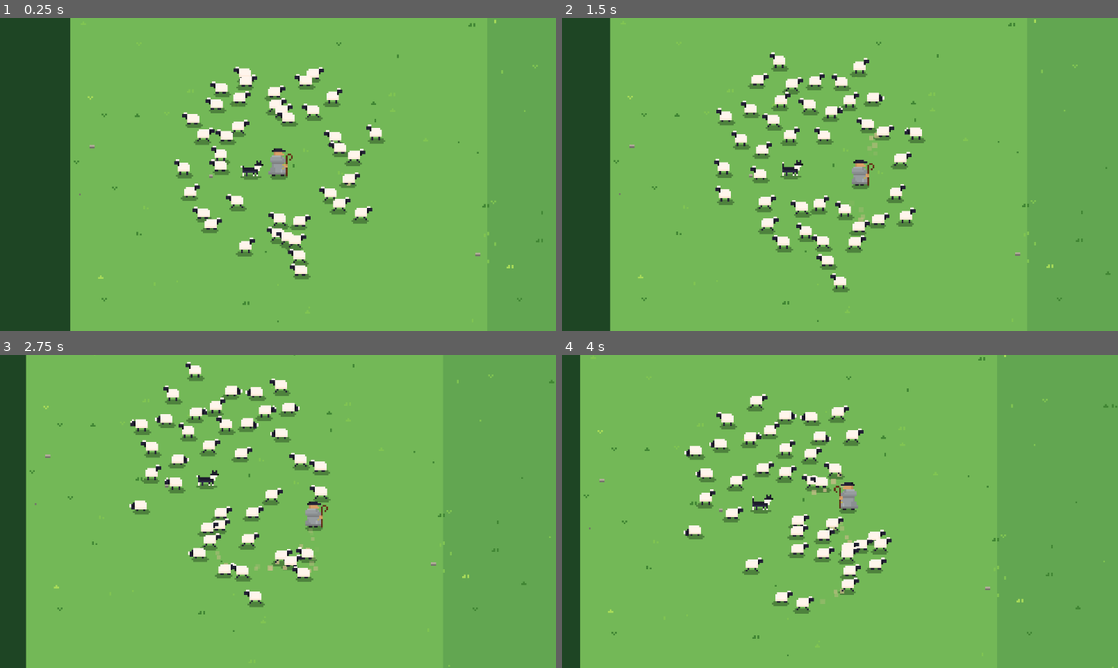
Above: before the commit, frames 1-4 (two rows, left to right).
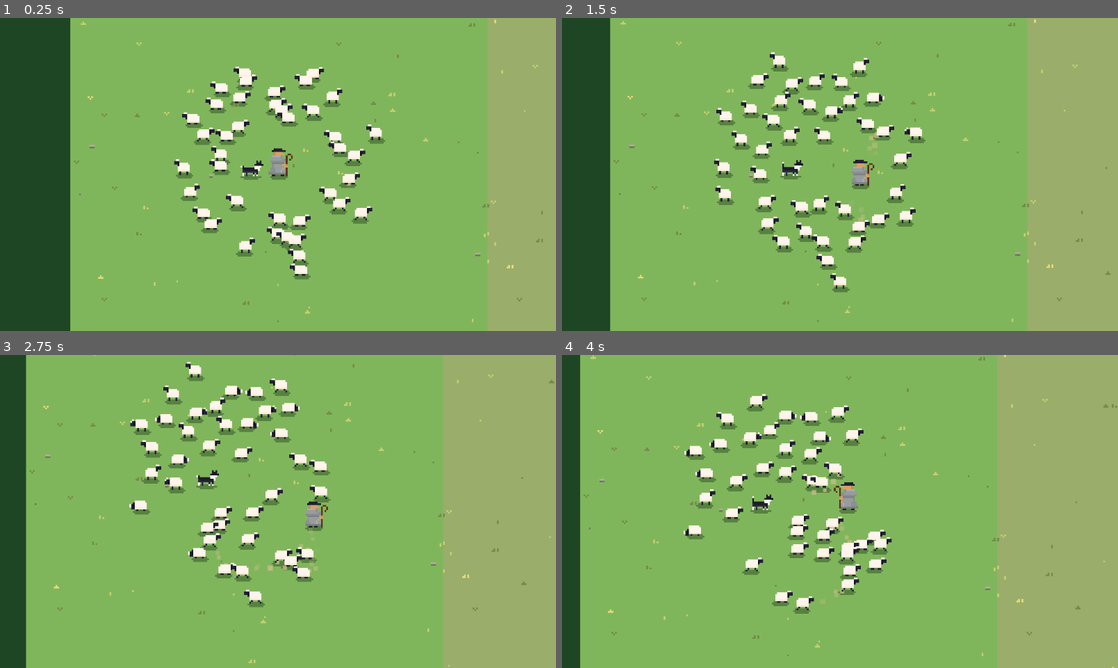
Above: after the commit, the same moments.

Repository: jaimegomesparente/wooly-caravan
Game: Godot game, scene res://scenes/main/main.tscn
Same seed, same stepped clock (60 frames per second), same inputs: the game is played once before the commit and once after it.
Inputs (mouse positions are in pixels of both pictures, inside the frame that each line leads up to):
- Up to frame 1 (0.25 s): no input
- Up to frame 2 (1.5 s): move the mouse to (962, 158) at 0.52 s; hold Right (move_right) 0.53-1.28 s; hold Mouse wheel up (zoom_in) 0.53-1.28 s; move the mouse to (728, 190) at 1.27 s; hold Down (move_down) from 1.28 s (still down); tap Mouse wheel down (zoom_out) at 1.35 s
- Up to frame 3 (2.75 s): move the mouse to (333, 442) at 2.02 s; release Down (move_down) at 2.03 s; hold Right (move_right) from 2.03 s (still down); hold Mouse wheel up (zoom_in) from 2.03 s (still down)
- Up to frame 4 (4 s): move the mouse to (812, 574) at 2.77 s; release Right (move_right) at 2.78 s; release Mouse wheel up (zoom_in) at 2.78 s; hold Up (move_up) 2.78-3.53 s; tap Mouse wheel down (zoom_out) at 2.85 s; move the mouse to (1006, 558) at 3.52 s; hold Left (move_left) from 3.53 s (still down); hold Mouse wheel up (zoom_in) from 3.53 s (still down)

The runs differ from the first frame. In frame 1, 13% of the frame differs, in the area x 13-100%, y 0-100%; in frame 2, 17%; in frame 3, 21%; in frame 4, 22%, in the area x 3-100%, y 0-100%.

Commit message:
chore(main): warmer grass palette

Diff:
--- a/scenes/main/ground.gd
+++ b/scenes/main/ground.gd
@@ -36,13 +36,13 @@
 @export var stone_count: int = 72
 
 @export_group("Palette")
-@export var grass_color: Color = Color(0.385, 0.65, 0.318, 1.0)
-@export var patch_color: Color = Color(0.45, 0.72, 0.34)
+@export var grass_color: Color = Color(0.605, 0.68, 0.415, 1.0)
+@export var patch_color: Color = Color(0.503, 0.714, 0.359, 1.0)
 @export var edge_color: Color = Color(0.12, 0.27, 0.14)
 @export var edge_line_color: Color = Color(0.08, 0.19, 0.1)
-@export var tuft_dark_color: Color = Color(0.25, 0.52, 0.2)
-@export var tuft_light_color: Color = Color(0.5, 0.77, 0.32)
-@export var tuft_bright_color: Color = Color(0.66, 0.86, 0.35)
+@export var tuft_dark_color: Color = Color(0.46, 0.544, 0.289)
+@export var tuft_light_color: Color = Color(0.775, 0.806, 0.446)
+@export var tuft_bright_color: Color = Color(0.9, 0.85, 0.493)
 @export var stone_color: Color = Color(0.7, 0.68, 0.6)
 @export var stone_shade_color: Color = Color(0.46, 0.45, 0.42)
 
